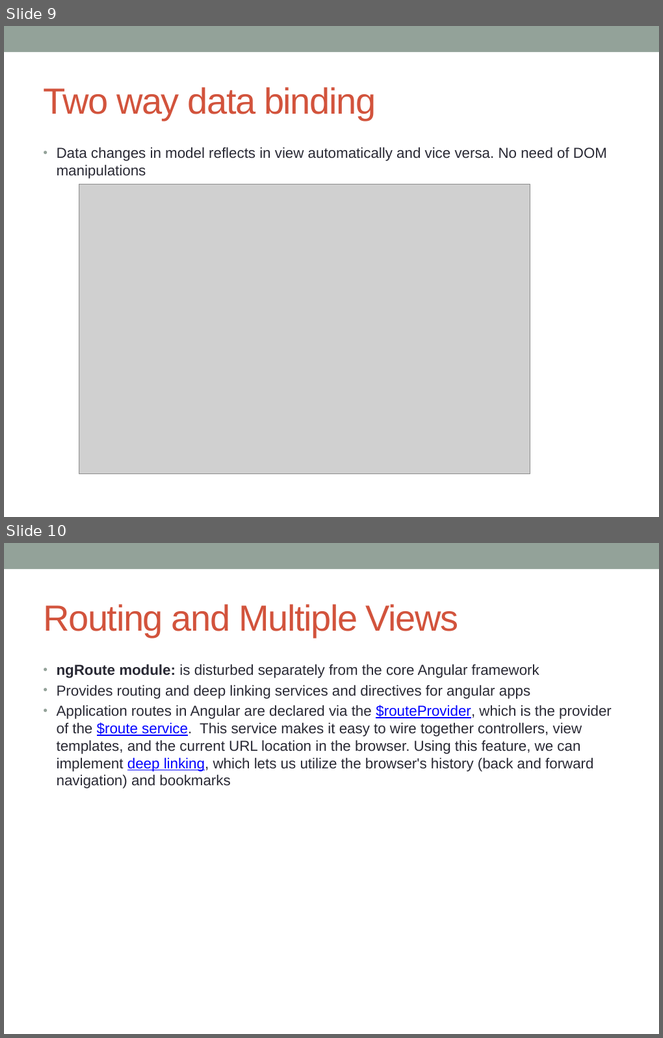
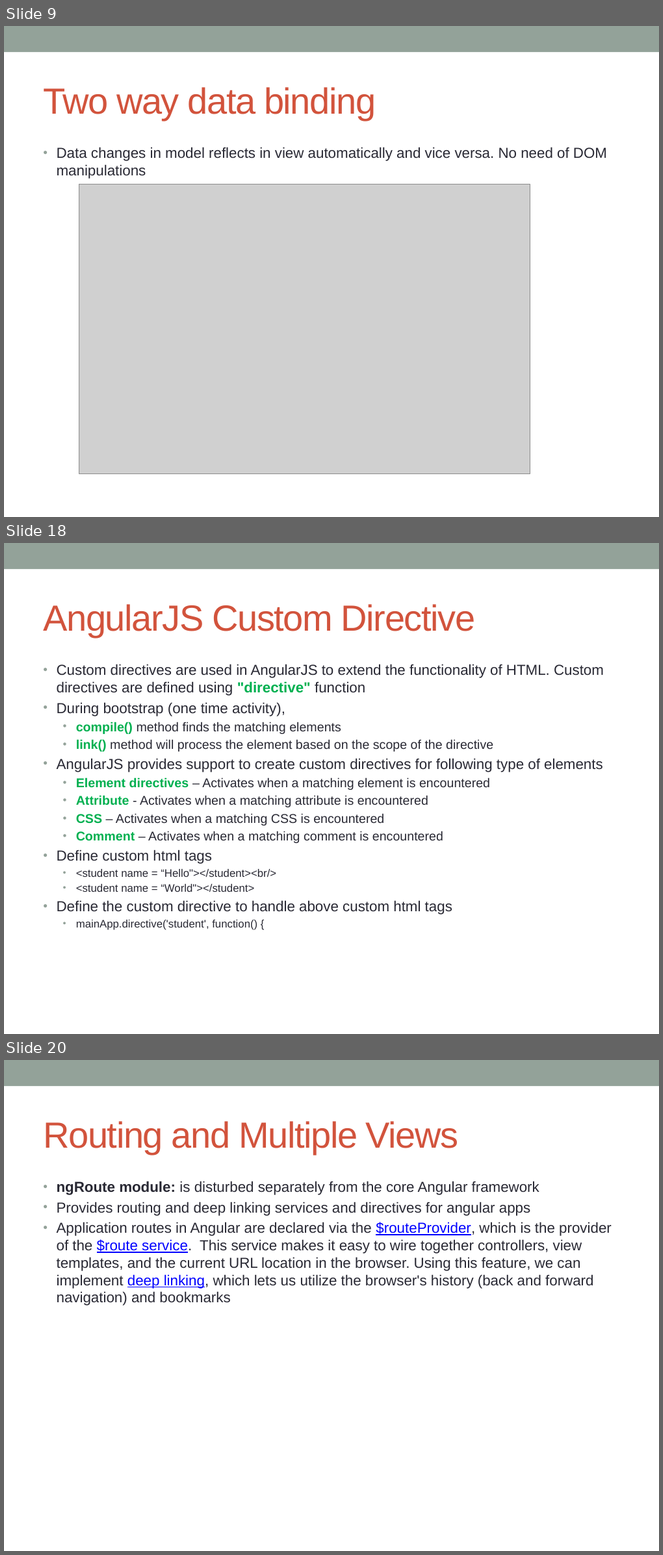
Before and after one commit to notionquest/ProjectDocumentation, a slide deck: AngularJS.pptx. Shown one above the other, each under a label of ours: slides 9 and 10 before the commit, slides 9, 18 and 20 after it; the slides between them are not shown. The pictures are 663x1038 and 663x1555 pixels, drawn with LibreOffice and Linux fonts; fonts in the diff are those of the drawing; grey boxes stand for pictures. Boxes give left, top, right and bottom in pixels: in the first picture for what was removed or moved away, otherwise in the second. Text is boxed around its words. In the diff, an @@ line names an element or a change of style, - is before the commit and + after.

Commit message:
AngularJS added more contents

```diff
--- a/AngularJS.pptx
+++ b/AngularJS.pptx
@@ slide 18 added at [4, 543, 659, 1034], background #FFFFFF; not listed: 1 template element that a slide beside it also shows @@
@@ title added at [43, 604, 476, 637], 40 pt, text #D2533C @@
+AngularJS Custom Directive
@@ text added at [57, 664, 604, 930], 14 pt, text #292934 @@
+• Custom directives are used in AngularJS to extend the functionality of HTML. Custom directives are defined using "directive" function
+• During bootstrap (one time activity),
+  • compile() method finds the matching elements
+  • link() method will process the element based on the scope of the directive
+• AngularJS provides support to create custom directives for following type of elements
+  • Element directives – Activates when a matching element is encountered
+  • Attribute - Activates when a matching attribute is encountered
+  • CSS – Activates when a matching CSS is encountered
+  • Comment – Activates when a matching comment is encountered
+• Define custom html tags
+  • <student name = “Hello"></student><br/>
+  • <student name = “World"></student>
+• Define the custom directive to handle above custom html tags
+  • mainApp.directive('student', function() {
@@ what was slide 10 is now slide 20 @@
```
Also in this commit, not shown: 2 slides changed, 11 other slides added.
